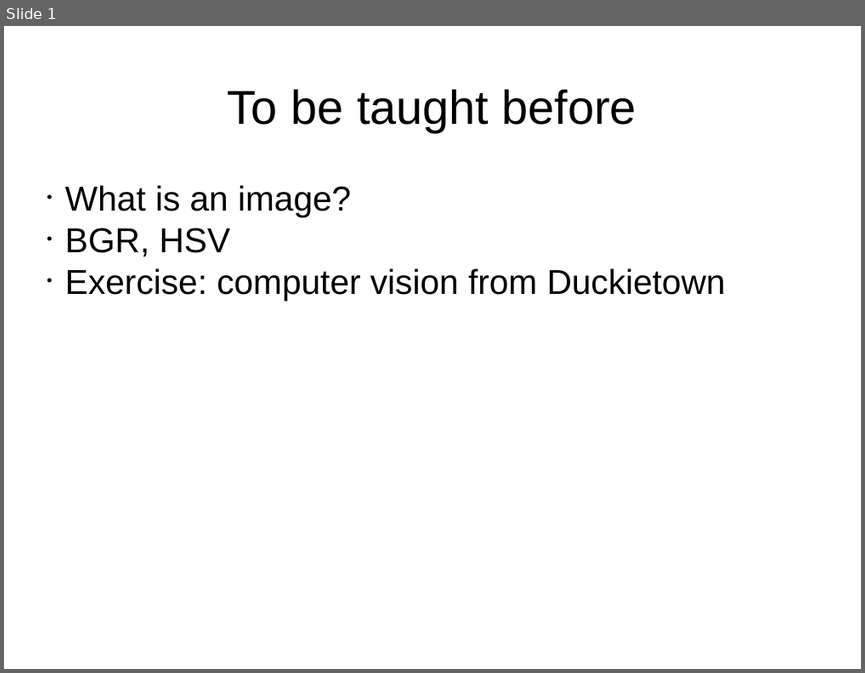
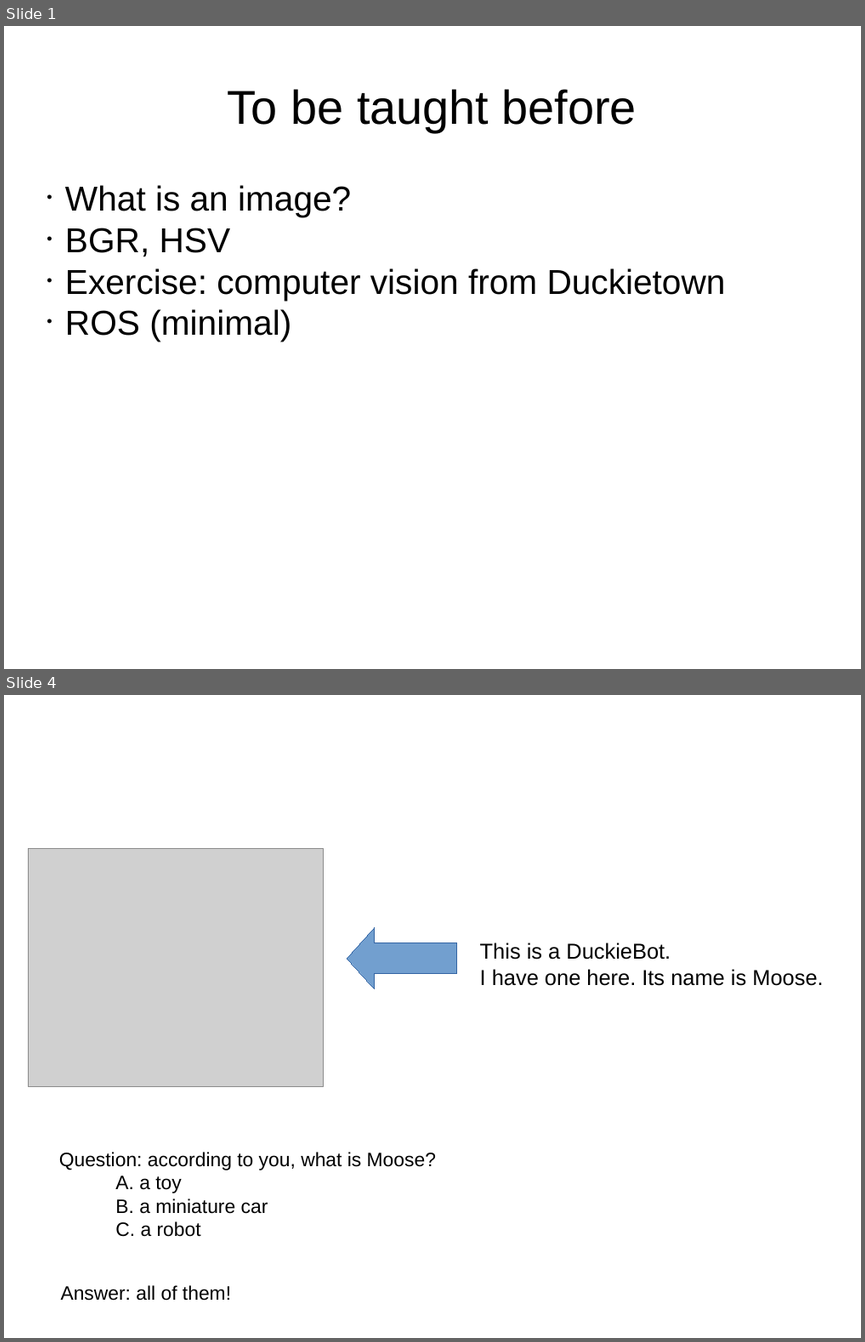
Before and after one commit to maivincent/MISE_presentations, a slide deck: Prerequisites.odp. Shown one above the other, each under a label of ours: slide 1 before the commit, slides 1 and 4 after it; the slides between them are not shown. The pictures are 865x673 and 865x1342 pixels, drawn with LibreOffice and Linux fonts; fonts in the diff are those of the drawing; grey boxes stand for pictures. Boxes give left, top, right and bottom in pixels: in the first picture for what was removed or moved away, otherwise in the second. Text is boxed around its words. In the diff, an @@ line names an element or a change of style, - is before the commit and + after.

```diff
--- a/Prerequisites.odp
+++ b/Prerequisites.odp
@@ slide 4 added at <box>4,695,861,1338</box>, background #FFFFFF @@
@@ picture added at <box>28,849,323,1087</box> @@
@@ left arrow added at <box>347,927,457,989</box>, fill #729FCF, outline #3465A4 0 pt @@
@@ text added at <box>480,942,823,986</box>, 20 pt, text #000000 @@
+This is a DuckieBot.
+I have one here. Its name is Moose.
@@ text added at <box>59,1151,436,1170</box>, 18 pt, text #000000 @@
+Question: according to you, what is Moose?
@@ text added at <box>115,1175,268,1236</box>, 18 pt, text #000000 @@
+A. a toy
+B. a miniature car
+C. a robot
@@ text added at <box>61,1285,231,1300</box>, 18 pt, text #000000 @@
+Answer: all of them!
@@ slide 1 changed as well @@
@@ subtitle at <box>65,309,291,341</box>: paragraph added @@
+• ROS (minimal)
```
Also in this commit, not shown: 10 other slides added, 26 other files.
